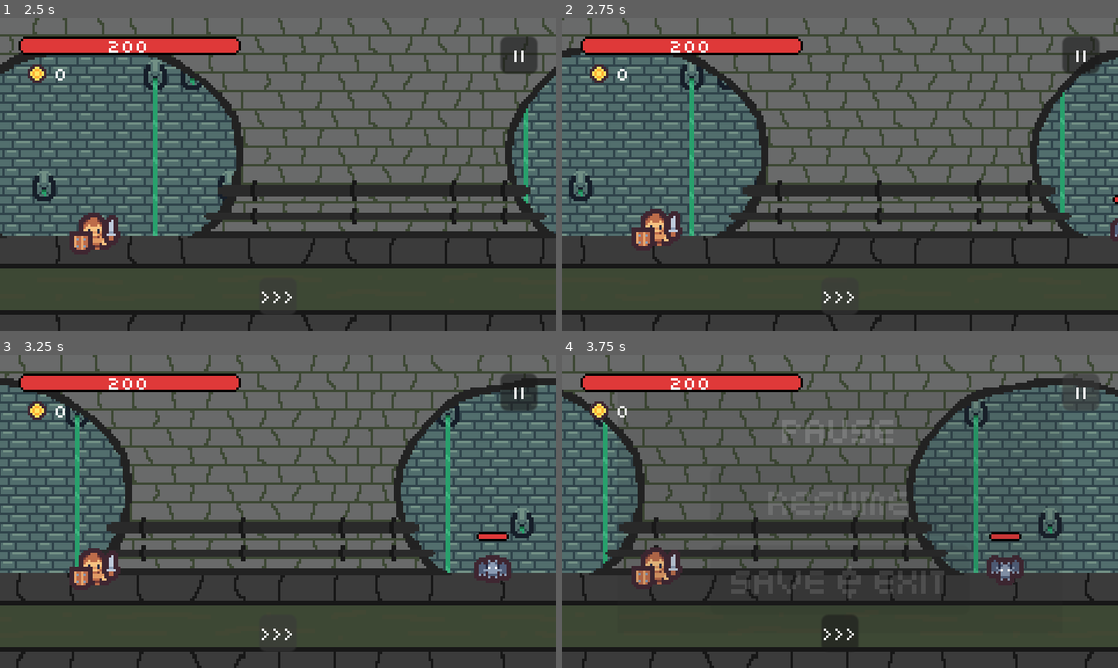
Above: before the commit, frames 1-4 (two rows, left to right).
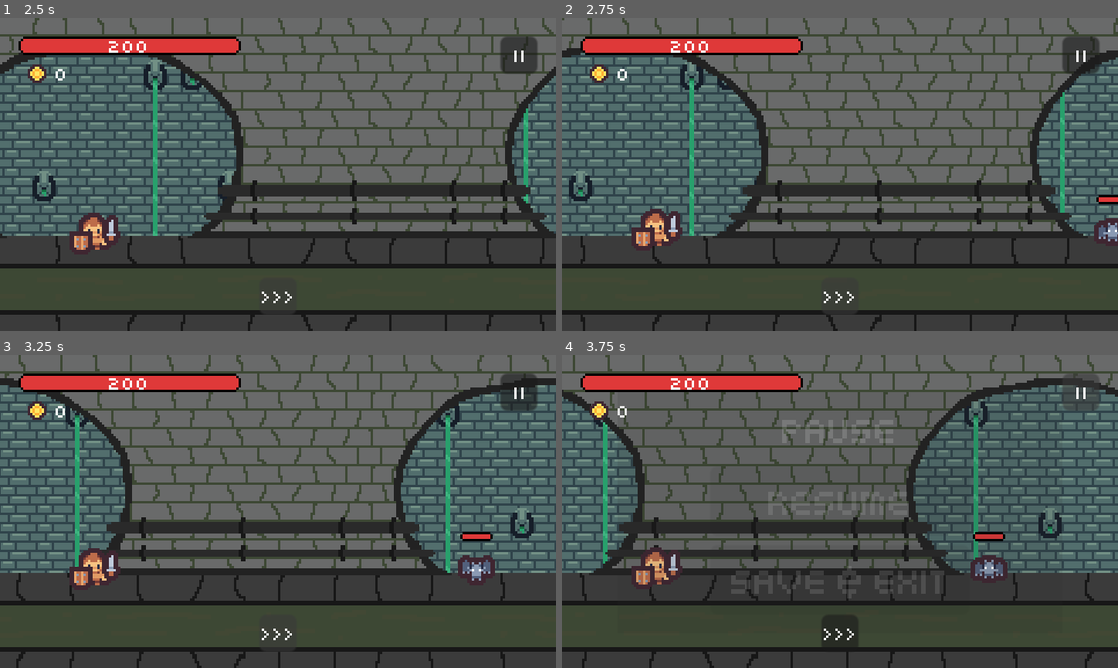
Above: after the commit, the same moments.

Repository: antronomo/RunningHalls
Game: Godot game, scene res://UIs/MenuScene.tscn
Two runs of this game, one before a commit and one after it. Both use one fixed random seed, a clock stepped at 60 frames per second and the inputs below. Sound files missing from this copy of the repository are replaced by a short silence.
Inputs:
- Up to frame 1 (2.5 s): click "START" at 0.5 s; click "NEW GAME" at 1.25 s; click ">>" at 2 s
- Up to frame 2 (2.75 s): no input
- Up to frame 3 (3.25 s): click ">>>" at 2.75 s
- Up to frame 4 (3.75 s): click "||" at 3.5 s

Frame 1 is identical in both runs. In frame 2, 0.3% of the frame differs, in the area x 95-100%, y 56-72%; in frame 3, 0.6%; in frame 4, 0.7%, in the area x 73-84%, y 56-73%.
Error before the commit: Invalid assignment on read-only value (on base: 'Dictionary'). (res://Scripts/OptionsMenu.gd:67)
Error after the commit: Invalid assignment on read-only value (on base: 'Dictionary'). (res://Scripts/OptionsMenu.gd:73)

Commit message:
SoundFX and DamageIndicator
Como dice en el título, eso es el cambio más notorio de este commit.
ahora una lista de cambios:
-añadido audios para cuando el jugador haga contacto con los enemigos
-Añadido nuevo bus de audio para los efectos
-en "options menu" se han añadido sliders para controlar el volumen de los efectos sonoros.
-la barra de vida o "HealthBar" ahora cuenta con un segundo "TextureProgressBar" con un tween para ver cuanta vida pierde por golpe, funciona tanto en enemigos como al jugador.
-tilemap con los sprites del juego actualizados.
-versión en CurrentGame.gd actualizado.
-"Globals" actualizado para poder cambiar el volumen del bus de efectos sonoros.
-se han añadido muchos (@warning_ignore) para filtrar los menos relevantes. (en CoreComponent.gd , EnemyStats.gd y Level0.gd)
-Arreglado el bug de cuando derrotabas al dragón la partida no terminaba.
-Eenmy.gd se les ha añadido una función para apagar las colisiones con el fin de arreglar el bug de colisionar con el jugador una vez derrotado.
-reducido drásticamente el tiempo de aparición de enemigos en EnemySpawner.gd
-Player se le ha añadido un AudioStreamPlayer para reproducir efectos sonoros.
-PlayerStats.gd tiene una nueva señal que básicamente es el trigger de los efectos sonoros.
-Corregido el bug de los vampiros que cuando se ponen la capucha no hacen la animación de caminar con la capucha.
-WaveGenerator.gd ahora invoca un dragón en vez de "la mano" como jefe final.

Diff:
--- a/Auto/CurrentGame.gd
+++ b/Auto/CurrentGame.gd
@@ -2,7 +2,7 @@
 
 
 const GAMEPATHFILE : String = "user://SAVEFILE.save"
-const CURRENTVERSION : String = "0.26.2"
+const CURRENTVERSION : String = "0.26.3"
 const DEFAULTGAMEDATA : Dictionary = {
 	"game_info" : {
 		"game_version" : CURRENTVERSION,
--- a/Auto/GLOBALS.gd
+++ b/Auto/GLOBALS.gd
@@ -126,6 +126,7 @@
 
 func set_audiostreamplayers() -> void:
 	AudioServer.set_bus_volume_db(1, linear_to_db(config_data.voice_volume))
+	AudioServer.set_bus_volume_db(2, linear_to_db(config_data.sfx_volume))
 
 
 # Funcion completamente inutil, creo que porque estoy pasando los diccionarios
@@ -161,7 +162,8 @@
 
 		"window_fullscreen":
 			if typeof(with) == TYPE_BOOL:
-				print(what + "not config yet")
+				config_data.sfx_volume = with
+				set_audiostreamplayers()
 			else:
 				print("cannot save " + what + " with: " + str(with))
 
--- a/Components/HealthBar.tscn
+++ b/Components/HealthBar.tscn
@@ -19,10 +19,38 @@
 stretch_margin_top = 2
 stretch_margin_right = 2
 stretch_margin_bottom = 2
-texture_under = ExtResource("3")
 texture_over = ExtResource("2")
 texture_progress = ExtResource("3")
 tint_under = Color(0.188235, 0.188235, 0.188235, 1)
 tint_over = Color(0, 0, 0, 1)
 tint_progress = Color(0.87451, 0.223529, 0.223529, 1)
 script = ExtResource("1")
+
+[node name="DamageIndicator" type="TextureProgressBar" parent="."]
+z_index = -1
+layout_mode = 1
+anchors_preset = 8
+anchor_left = 0.5
+anchor_top = 0.5
+anchor_right = 0.5
+anchor_bottom = 0.5
+offset_left = -8.0
+offset_top = -2.0
+offset_right = 8.0
+offset_bottom = 2.0
+grow_horizontal = 2
+grow_vertical = 2
+pivot_offset = Vector2(8, 2)
+nine_patch_stretch = true
+stretch_margin_left = 2
+stretch_margin_top = 2
+stretch_margin_right = 2
+stretch_margin_bottom = 2
+texture_under = ExtResource("3")
+texture_progress = ExtResource("3")
+tint_under = Color(0.188235, 0.188235, 0.188235, 1)
+tint_over = Color(0, 0, 0, 1)
+tint_progress = Color(0.988339, 0.653002, 0.619455, 1)
+
+[connection signal="changed" from="." to="." method="_on_changed"]
+[connection signal="value_changed" from="." to="." method="_on_value_changed"]
--- a/Enemies/Vampire.tscn
+++ b/Enemies/Vampire.tscn
@@ -125,9 +125,8 @@
 
 [node name="AnimatedSprite2D" type="AnimatedSprite2D" parent="."]
 sprite_frames = SubResource("9")
-animation = &"Walk1"
+animation = &"CapuchaTime"
 autoplay = "Walk1"
-frame = 1
 
 [node name="CollisionShape2D" type="CollisionShape2D" parent="."]
 shape = SubResource("16")
--- a/Level/Level0.tscn
+++ b/Level/Level0.tscn
@@ -12,7 +12,7 @@
 [ext_resource type="PackedScene" uid="uid://md23rqrj4w7p" path="res://UIs/GameFinished.tscn" id="10_i7fc4"]
 
 [sub_resource type="RectangleShape2D" id="2"]
-size = Vector2(400, 32)
+size = Vector2(640, 32)
 
 [sub_resource type="RectangleShape2D" id="RectangleShape2D_i75hk"]
 size = Vector2(104, 16)
@@ -125,7 +125,7 @@
 position = Vector2(40, 100)
 
 [node name="EnemySpawner" parent="." instance=ExtResource("5")]
-position = Vector2(280, 72)
+position = Vector2(296, 72)
 
 [node name="LootManager" type="Node2D" parent="."]
 z_index = -1
@@ -136,7 +136,7 @@
 collision_mask = 0
 
 [node name="CollisionShape2D" type="CollisionShape2D" parent="PhysicGround"]
-position = Vector2(-32, -4)
+position = Vector2(88, -4)
 shape = SubResource("2")
 
 [node name="OneWayCollider" type="CollisionShape2D" parent="PhysicGround"]
--- a/Player/Player.tscn
+++ b/Player/Player.tscn
@@ -10,6 +10,7 @@
 [ext_resource type="PackedScene" path="res://Player/Sword.tscn" id="8"]
 [ext_resource type="PackedScene" path="res://Player/ChestPlate.tscn" id="9"]
 [ext_resource type="PackedScene" path="res://Player/Shield.tscn" id="10"]
+[ext_resource type="AudioStream" uid="uid://b6g2vxt1yhy4p" path="res://Assets/Audio/hurt_461656581.ogg" id="11_tom5s"]
 
 [sub_resource type="Animation" id="1"]
 length = 0.001
@@ -295,3 +296,8 @@
 [node name="CollisionShape2D" type="CollisionShape2D" parent="CoreComponent"]
 position = Vector2(8, -8)
 shape = SubResource("3")
+
+[node name="AudioStreamPlayer" type="AudioStreamPlayer" parent="."]
+stream = ExtResource("11_tom5s")
+volume_db = -0.8
+bus = &"SoundFX"
--- a/Scripts/CoreComponent.gd
+++ b/Scripts/CoreComponent.gd
@@ -51,6 +51,7 @@
 			push_warning("status not found")
 
 
+# ???
 func get_dict_status() -> void: pass
 
 
@@ -81,6 +82,7 @@
 
 func get_hurt(entring_dmg : float) -> int:
 	#print(str(life)) # esto confirma que SI colisionan unos con otros como toca
+	@warning_ignore("narrowing_conversion")
 	var hurt : int = ((((entring_dmg * 100) / defense) * entring_dmg) / 100) * -1
 	return hurt if hurt < -1 else -1
 
@@ -89,6 +91,7 @@
 	life += new_hp
 	life = clamp(life, 0, max_life)
 	emit_signal("HPStatus", life)
+	@warning_ignore("integer_division")
 	set_dict_status("low_life", false if life > (max_life / 2) else true)
 
 
--- a/Scripts/Dragon.gd
+++ b/Scripts/Dragon.gd
@@ -12,8 +12,9 @@
 
 
 func hecking_die() -> void:
+	toggle_area(false)
 	emit_signal("hand_died")
-	await get_tree().create_timer(1).timeout
+	await get_tree().create_timer(1.6).timeout
+
 	emit_signal("hand_deleted")
-	await get_tree().create_timer(0.1).timeout
-	queue_free()
+	super()
--- a/Scripts/Enemy.gd
+++ b/Scripts/Enemy.gd
@@ -76,6 +76,12 @@
 	apply_central_impulse(Vector2(randi() % 250 + 150, -10))
 
 
+func toggle_area(boleano : bool) -> void:
+	core_compo.set_deferred("monitoring", boleano)
+	core_compo.set_deferred("monitorable", boleano)
+
+
+
 """
 La variable low_life_status solo puede ser cambiado por nodos heredados de este,
 ya que es CoreComponent (otro nodo como nodo hijo) quien manda la señal para cmabiar el valor.
--- a/Scripts/EnemySpawner.gd
+++ b/Scripts/EnemySpawner.gd
@@ -39,7 +39,7 @@
 
 	for i1 in wave_list.size():
 		for i2 in wave_list[i1].size():
-			timer.start(randf() * 0.80 + 0.20); await timer.timeout
+			timer.start(randf_range(0.05, 0.35)); await timer.timeout
 
 			var next_enemy : RigidBody2D = wave_list[i1][i2].instantiate()
 			add_child(next_enemy)
@@ -50,7 +50,7 @@
 				next_enemy.boss_mode()
 
 		# print("waiting")
-		timer.start(randi() % 4 + 2); await timer.timeout
+		timer.start(randi_range(1, 2)); await timer.timeout
 		le_wave += 1
 
 	emit_signal("enemy_list_ended")
--- a/Scripts/EnemyStats.gd
+++ b/Scripts/EnemyStats.gd
@@ -24,8 +24,11 @@
 
 
 func wave_buff() -> void:
+	@warning_ignore("narrowing_conversion")
 	set_max_hp(max_life + max_life * (current_wave * wave_multiplier))
+	@warning_ignore("narrowing_conversion")
 	attack += attack * (current_wave * wave_multiplier)
+	@warning_ignore("narrowing_conversion")
 	defense += defense * (current_wave * wave_multiplier)
 	# critical_chance += critical_chance * (current_wave * 0.01)
 	# critical_damage += critical_damage * (current_wave * 0.01)
@@ -34,8 +37,11 @@
 
 
 func boss_buff() -> void:
+	@warning_ignore("narrowing_conversion")
 	set_max_hp(max_life * boss_multiplier)
+	@warning_ignore("narrowing_conversion")
 	attack *= boss_multiplier
+	@warning_ignore("narrowing_conversion")
 	defense *= boss_multiplier
 	# critical_chance *= boss_multiplier
 	# critical_damage *= boss_multiplier
@@ -44,19 +50,5 @@
 
 
 func _on_CoreComponent_area_entered(area : CoreComponent) -> void:
+	body.knock_back()
 	super(area)
-	body.knock_back()
-
-
-"""
-La idea de este escript es la de aumentar las estadísticas de los enemigos (de manera individual) dependiendo de cosas como:
-	-la oleada actual de la partida
-	-si es minijefe o jefe
-
-creo que será algo como:
-	var stats : Diccionary { estadisticas... }
-	stats = stats + stats * oleada * 0.01
-	se suma todo por (oleada * 0.01) en cada estat y ya, las estadísticas base de cada enemigo se modifican desde su escena
-
-	y si es jefe todo multiplicado por 1.5 o 2 y ya
-"""
--- a/Scripts/GUI.gd
+++ b/Scripts/GUI.gd
@@ -22,7 +22,7 @@
 
 
 	var number : int  = Globals.config_data.time_speed -1 if not Globals.config_data.time_speed == 0 else 2
-	_on_speed_button_pressed(number) # Por algún motivo en el primer llamado falla
+	_on_speed_button_pressed(number)
 
 
 func update_helath_bar(new_player_health : int) -> void:
--- a/Scripts/HealthBar.gd
+++ b/Scripts/HealthBar.gd
@@ -1,2 +1,22 @@
 class_name HealthBar
 extends TextureProgressBar
+
+
+@onready var damage_indicator : TextureProgressBar = $DamageIndicator
+
+
+func _ready() -> void:
+	damage_indicator.size = size
+	damage_indicator.global_position = global_position
+
+
+func _on_changed() -> void:
+	damage_indicator.min_value = min_value
+	damage_indicator.max_value = max_value
+	damage_indicator.step = step
+	#print("HelathBar min/max value changed")
+
+
+func _on_value_changed(new_value : int, sec : float = 0.75) -> void:
+	var tween : Tween = create_tween().set_trans(Tween.TRANS_QUINT).set_ease(Tween.EASE_IN_OUT)
+	tween.tween_property(damage_indicator, "value", new_value, sec)
--- a/Scripts/Level0.gd
+++ b/Scripts/Level0.gd
@@ -3,7 +3,7 @@
 
 @onready var physic_ground : StaticBody2D = $PhysicGround
 @onready var setterparallaxGround : ParallaxBackground = $SetterParallaxBackground
-#@onready var finishing : bool = false
+# @onready var finishing : bool = false
 @onready var enemy_spawner : Marker2D = $EnemySpawner
 @onready var loot_manager : Node2D = $LootManager
 @onready var gui : CanvasLayer = $GUI
@@ -18,6 +18,7 @@
 
 const gearbox : Array[int] = [-32, -48, -64]
 const out_of_viewport : Vector2 = Vector2(0, -192)
+
 
 var ground_speed : int # la variable que controla la velocidad del suelo y fondo
 var current_wave : int
@@ -41,6 +42,10 @@
 	enemy_spawner.spawn_enemies()
 
 	shop_ui.position = out_of_viewport
+
+	# ???
+	#$PhysicGround/OneWayCollider.disabled = Globals.config_data.enemies_lock_rotation
+
 
 
 func get_updated_vars() -> void:
@@ -67,12 +72,12 @@
 
 # Llamado cuando el jugador manda la señal morido
 func finish_game() -> void:
-	pause_menu.queue_free()
 	game_over_ui.position = Vector2.ZERO
 	game_over_ui.visible = true
 	accelerator.play_backwards("accelerate")
 	set_propetys()
 	enemy_spawner.work = false
+	pause_menu.queue_free()
 
 	# Solucion temporal: al morir el oro actualiza dos veces
 	await get_tree().create_timer(0.1).timeout
@@ -94,10 +99,9 @@
 	Globals.save_config_to_file() # No debería ser llamado solo cuando va a cerrar el juego?
 
 
-# Llamado cuando el jefe "aHand" a sido derrotado
+# Llamado cuando un jefe a sido derrotado
 func _on_enemy_spawner_hand_defeated() -> void:
 	#print("woa a eliminar pause menu")
-	pause_menu.queue_free()
 	accelerator.play_backwards("accelerate")
 	await get_tree().create_timer(1.5).timeout
 	player.stop_anim()
@@ -108,7 +112,9 @@
 	gui.update_gold_label(saved_gold)
 
 	# UI FINAL DE VICTORIA
-	await get_node("EnemySpawner/aHand").hand_deleted
+	@warning_ignore("redundant_await")
+	await _on_hand_deleted() # si funciona y sí es necesário
+	pause_menu.queue_free()
 	game_finished_ui.position = Vector2.ZERO
 	game_finished_ui.visible = true
 
--- a/Scripts/OptionsMenu.gd
+++ b/Scripts/OptionsMenu.gd
@@ -9,6 +9,9 @@
 @onready var audio_stream_player : AudioStreamPlayer = $TabContainer/VolumeTab/AudioStreamPlayer
 @onready var enemies_lock_rotation_button : CheckButton = $TabContainer/SecretTab/EnemiesLockRotation
 @onready var extra_tab_container : TabContainer = $TabContainer/ExtraTab/ExtraTabContainer
+
+@onready var sound_fx_value : Label = $TabContainer/VolumeTab/SoundFXsection/SoundFXvalue
+@onready var sound_fxh_slider : HSlider = $TabContainer/VolumeTab/SoundFXsection/SoundFXHSlider
 
 
 var max_extra_tabs : int
@@ -29,6 +32,8 @@
 	# volume tab
 	_on_voice_h_slider_value_changed(conf_data.voice_volume)
 	voice_slider.value = conf_data.voice_volume
+	_on_sound_fxh_slider_value_changed(conf_data.sfx_volume)
+	sound_fxh_slider.value = conf_data.sfx_volume
 
 	# secret tab
 	enemies_lock_rotation_button.button_pressed = not conf_data.enemies_lock_rotation
@@ -63,6 +68,7 @@
 
 
 # Volumen tab ------------------------------------------------------------
+# Voices
 func _on_voice_h_slider_value_changed(value : float) -> void:
 	conf_data.voice_volume = value
 	AudioServer.set_bus_volume_db(1, linear_to_db(value))
@@ -71,9 +77,26 @@
 
 func _on_voice_h_slider_drag_started() -> void:
 	audio_stream_player.playing = true
+	audio_stream_player.bus = "VoiceAudio"
 
 
-func _on_voice_h_slider_drag_ended(_value_changed) -> void:
+func _on_voice_h_slider_drag_ended(_value_changed : float) -> void:
+	audio_stream_player.playing = false
+
+
+# SoundFX
+func _on_sound_fxh_slider_value_changed(value : float):
+	conf_data.sfx_volume = value
+	AudioServer.set_bus_volume_db(2, linear_to_db(value))
+	sound_fx_value.text = str(value * 100.0) + "%"
+
+
+func _on_sound_fxh_slider_drag_started():
+	audio_stream_player.playing = true
+	audio_stream_player.bus = "SoundFX"
+
+
+func _on_sound_fxh_slider_drag_ended(_value_changed : float):
 	audio_stream_player.playing = false
 
 
--- a/Scripts/Player.gd
+++ b/Scripts/Player.gd
@@ -3,6 +3,7 @@
 
 @onready var core_component : CoreComponent = $CoreComponent
 @onready var anim_player : AnimationPlayer = $AnimationPlayer
+@onready var audio_stream_player = $AudioStreamPlayer
 
 
 @export var my_name : String = 'player'
@@ -55,3 +56,8 @@
 
 func stop_anim() -> void:
 	anim_player.pause()
+
+
+func blip() -> void:
+	audio_stream_player.pitch_scale = randf_range(0.8, 1.2)
+	audio_stream_player.play()
--- a/Scripts/PlayerStats.gd
+++ b/Scripts/PlayerStats.gd
@@ -12,10 +12,14 @@
 var total_upgrades : int
 
 
+signal player_got_hit
+
+
 func _ready() -> void:
 	total_upgrades = get_total_upgrades()
 	update_stats()
 	super()
+	connect('player_got_hit', Callable(get_node('../'), 'blip'))
 
 # Las estadísticas después de sumar el equipamiento
 func update_stats() -> void:
@@ -27,6 +31,7 @@
 	attack += sword.get_item_stats().stat
 
 	# Aumentar vida por numero de mejoras en total, a futuro cambiará
+	@warning_ignore("integer_division")
 	set_max_hp(max_life + max_life * (total_upgrades / 2))
 	# print(str(max_life) + ' - ' + str(total_upgrades))
 
@@ -34,3 +39,8 @@
 func get_total_upgrades() -> int:
 	return helmet.upgrades + chest_plate.upgrades + greaves.upgrades \
 	 + boots.upgrades + shield.upgrades + sword.upgrades
+
+
+func _on_CoreComponent_area_entered(area : CoreComponent) -> void:
+	super(area)
+	emit_signal("player_got_hit")
--- a/Scripts/Vampire.gd
+++ b/Scripts/Vampire.gd
@@ -9,6 +9,10 @@
 			anim_sprite.animation = "Walk2"
 		"CapuchantTime":
 			anim_sprite.animation = "Walk1"
+		_:
+			push_warning("vampire anim failed")
+
+	anim_sprite.play()
 
 
 func update_status(status : String, value : bool) -> void:
--- a/Scripts/WaveGenerator.gd
+++ b/Scripts/WaveGenerator.gd
@@ -54,4 +54,4 @@
 
 
 func get_boss() -> Array:
-	return [[a_hand]]
+	return [[dragon]]
--- a/Scripts/aHand.gd
+++ b/Scripts/aHand.gd
@@ -36,6 +36,7 @@
 	queue_free()
 
 
+
 func toggle_area(boleano : bool) -> void:
 	core_component.set_deferred("monitoring", boleano)
 	core_component.set_deferred("monitorable", boleano)
--- a/UIs/OptionsMenu.tscn
+++ b/UIs/OptionsMenu.tscn
@@ -107,15 +107,17 @@
 offset_right = 128.0
 offset_bottom = 24.0
 theme_override_fonts/font = ExtResource("4_2r7kk")
+theme_override_font_sizes/font_size = 8
 text = "Voice"
 
 [node name="VoiceValue" type="Label" parent="TabContainer/VolumeTab"]
 layout_mode = 0
-offset_left = 120.0
-offset_top = 24.0
+offset_left = 128.0
+offset_top = 16.0
 offset_right = 168.0
-offset_bottom = 48.0
-theme_override_fonts/font = ExtResource("4_2r7kk")
+offset_bottom = 32.0
+theme_override_fonts/font = ExtResource("4_2r7kk")
+theme_override_font_sizes/font_size = 8
 text = "null"
 horizontal_alignment = 1
 vertical_alignment = 1
@@ -123,9 +125,46 @@
 [node name="VoiceHSlider" type="HSlider" parent="TabContainer/VolumeTab"]
 layout_mode = 2
 offset_left = 8.0
-offset_top = 32.0
-offset_right = 120.0
-offset_bottom = 48.0
+offset_top = 16.0
+offset_right = 120.0
+offset_bottom = 32.0
+max_value = 1.0
+step = 0.01
+value = 0.5
+
+[node name="SoundFXsection" type="Control" parent="TabContainer/VolumeTab"]
+anchors_preset = 0
+offset_top = 40.0
+offset_right = 168.0
+offset_bottom = 64.0
+
+[node name="SoundFXlabel" type="Label" parent="TabContainer/VolumeTab/SoundFXsection"]
+layout_mode = 0
+offset_left = 8.0
+offset_right = 40.0
+offset_bottom = 23.0
+theme_override_fonts/font = ExtResource("4_2r7kk")
+theme_override_font_sizes/font_size = 8
+text = "Sound FX"
+
+[node name="SoundFXvalue" type="Label" parent="TabContainer/VolumeTab/SoundFXsection"]
+layout_mode = 0
+offset_left = 128.0
+offset_top = 8.0
+offset_right = 168.0
+offset_bottom = 24.0
+theme_override_fonts/font = ExtResource("4_2r7kk")
+theme_override_font_sizes/font_size = 8
+text = "null"
+horizontal_alignment = 1
+vertical_alignment = 1
+
+[node name="SoundFXHSlider" type="HSlider" parent="TabContainer/VolumeTab/SoundFXsection"]
+layout_mode = 0
+offset_left = 8.0
+offset_top = 8.0
+offset_right = 120.0
+offset_bottom = 24.0
 max_value = 1.0
 step = 0.01
 value = 0.5
@@ -508,6 +547,9 @@
 [connection signal="drag_ended" from="TabContainer/VolumeTab/VoiceHSlider" to="." method="_on_voice_h_slider_drag_ended"]
 [connection signal="drag_started" from="TabContainer/VolumeTab/VoiceHSlider" to="." method="_on_voice_h_slider_drag_started"]
 [connection signal="value_changed" from="TabContainer/VolumeTab/VoiceHSlider" to="." method="_on_voice_h_slider_value_changed"]
+[connection signal="drag_ended" from="TabContainer/VolumeTab/SoundFXsection/SoundFXHSlider" to="." method="_on_sound_fxh_slider_drag_ended"]
+[connection signal="drag_started" from="TabContainer/VolumeTab/SoundFXsection/SoundFXHSlider" to="." method="_on_sound_fxh_slider_drag_started"]
+[connection signal="value_changed" from="TabContainer/VolumeTab/SoundFXsection/SoundFXHSlider" to="." method="_on_sound_fxh_slider_value_changed"]
 [connection signal="pressed" from="TabContainer/ExtraTab/LeftExtraButton" to="." method="_on_left_extra_button_pressed"]
 [connection signal="pressed" from="TabContainer/ExtraTab/RightExtraButton" to="." method="_on_right_extra_button_pressed"]
 [connection signal="toggled" from="TabContainer/SecretTab/EnemiesLockRotation" to="." method="_on_enemies_lock_rotation_toggled"]
--- a/default_bus_layout.tres
+++ b/default_bus_layout.tres
@@ -7,3 +7,9 @@
 bus/1/bypass_fx = false
 bus/1/volume_db = 0.0
 bus/1/send = &"Master"
+bus/2/name = &"SoundFX"
+bus/2/solo = false
+bus/2/mute = false
+bus/2/bypass_fx = false
+bus/2/volume_db = 0.0
+bus/2/send = &"Master"
Not shown, added: Assets/Audio/blip_sound.ogg.import
Not shown, added: Assets/Audio/hurt_461656581.ogg.import
Binary file changed: Assets/img/tilemap_packed_Modified.png
Not shown: 1 places in Player/Player.tscn that only renumber resources
Not shown, added: Assets/Audio/blip_sound.ogg
Not shown, added: Assets/Audio/hurt_461656581.ogg
